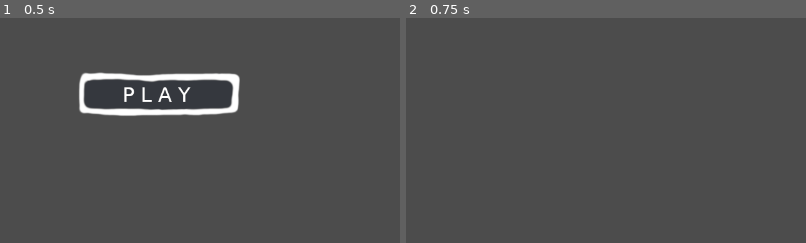
Above: before the commit, frames 1-2 (left to right).
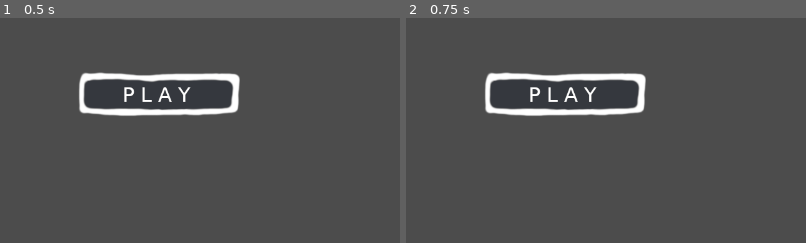
Above: after the commit, the same moments.

Repository: gitond/Gmtk-2021-Ortutay-Weck
Game: Godot game, scene res://title_screen.tscn
Two runs of this game, one before a commit and one after it. Both use one fixed random seed, a clock stepped at 60 frames per second and the inputs below.
Inputs (mouse positions are % of the whole screen's width and height, from its top left):
- Up to frame 1 (0.5 s): no input
- Up to frame 2 (0.75 s): tap Enter at 0.5 s; move the mouse to (72, 45) at 0.52 s; click (72, 45) at 0.67 s
The pictures show only the part of the screen within x 0-50%, y 0-50%; the shares and areas given below are measured in that part.

Frame 1 is identical in both runs. In frame 2, 3.2% of the frame differs, in the area x 19-60%, y 24-44%.

Commit message:
Borders of play button updated

Diff:
--- a/scripts/title_screen/start_game_button.gd
+++ b/scripts/title_screen/start_game_button.gd
@@ -19,4 +19,7 @@
 func _input(event):
 	if event is InputEventMouseButton:
 		if event.button_index == BUTTON_LEFT and event.pressed:
-			get_tree().change_scene("res://game_view.tscn")
+			var play_x = event.position.x
+			var play_y = event.position.y
+			if (play_x > 125 and play_x < 380 and play_y > 90 and play_y < 145):
+				get_tree().change_scene("res://game_view.tscn")
